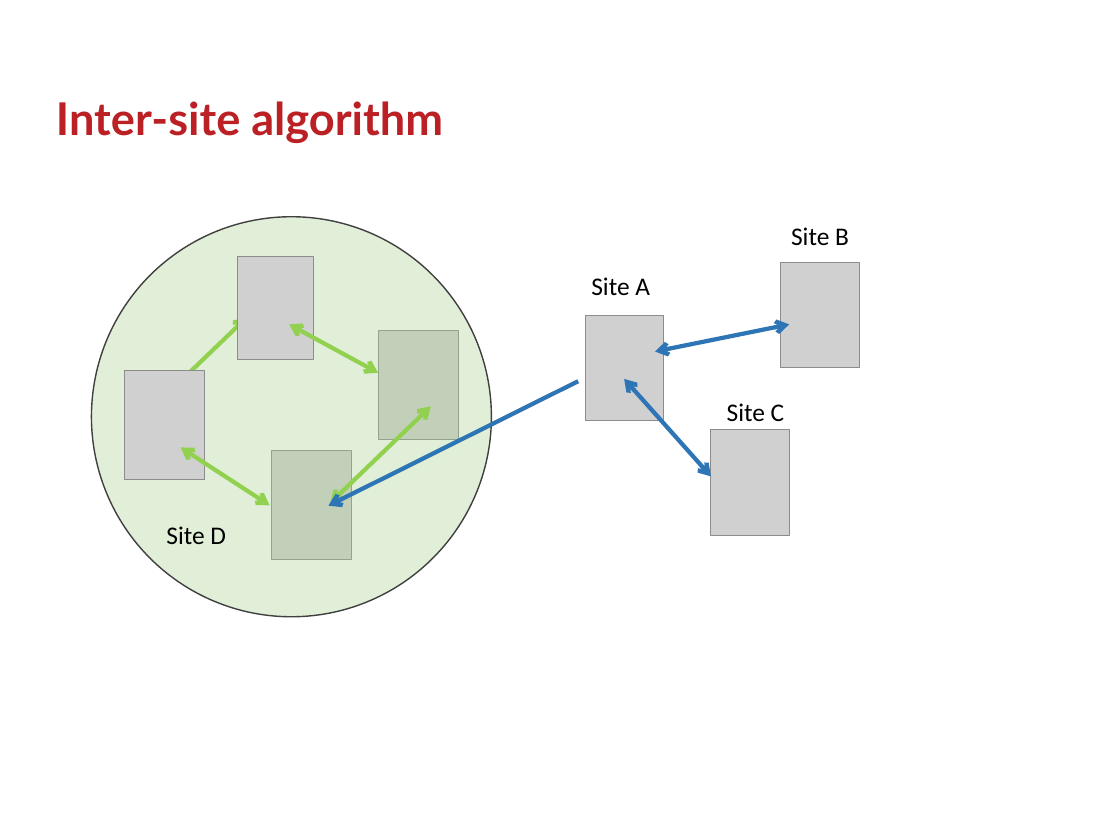
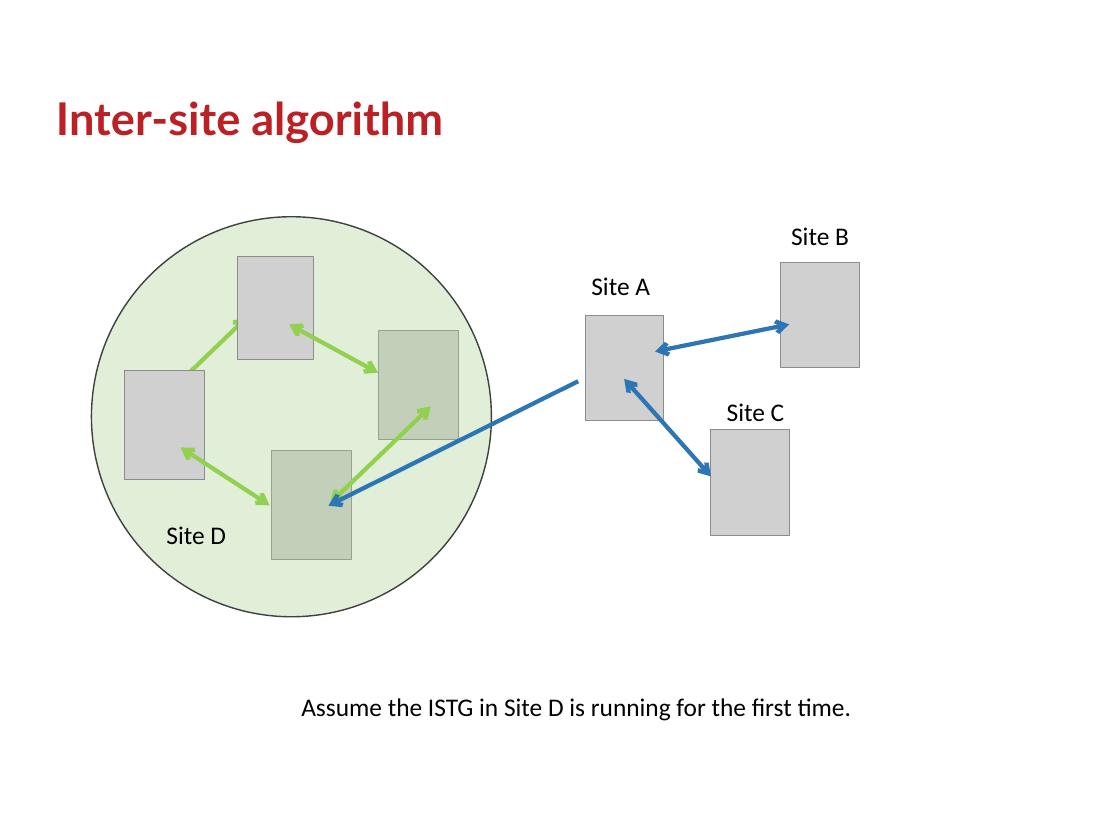
Before and after one commit to GSam/Slides, a slide deck: slide 23 of Samba KCC.pptx. Drawn at 1120x840 pixels with LibreOffice and Linux fonts; fonts in the diff are those of the drawing; grey boxes stand for pictures; background and template pictures are left out. Boxes give left, top, right and bottom in pixels: in the first picture for what was removed or moved away, otherwise in the second. Text is boxed around its words. In the diff, an @@ line names an element or a change of style, - is before the commit and + after.

```diff
--- a/Samba KCC.pptx
+++ b/Samba KCC.pptx
@@ text added at bbox=[301, 698, 851, 721], 18 pt, text #000000 @@
+Assume the ISTG in Site D is running for the first time.
```
Also in this commit, not shown: 13 other slides changed, 11 slides added, 7 slides removed, 1 other file.
